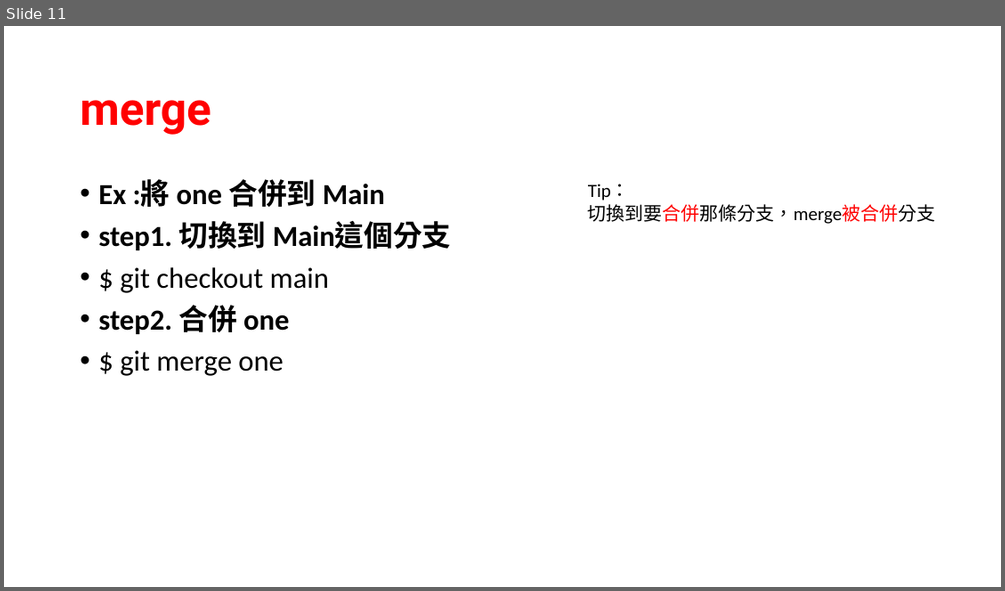
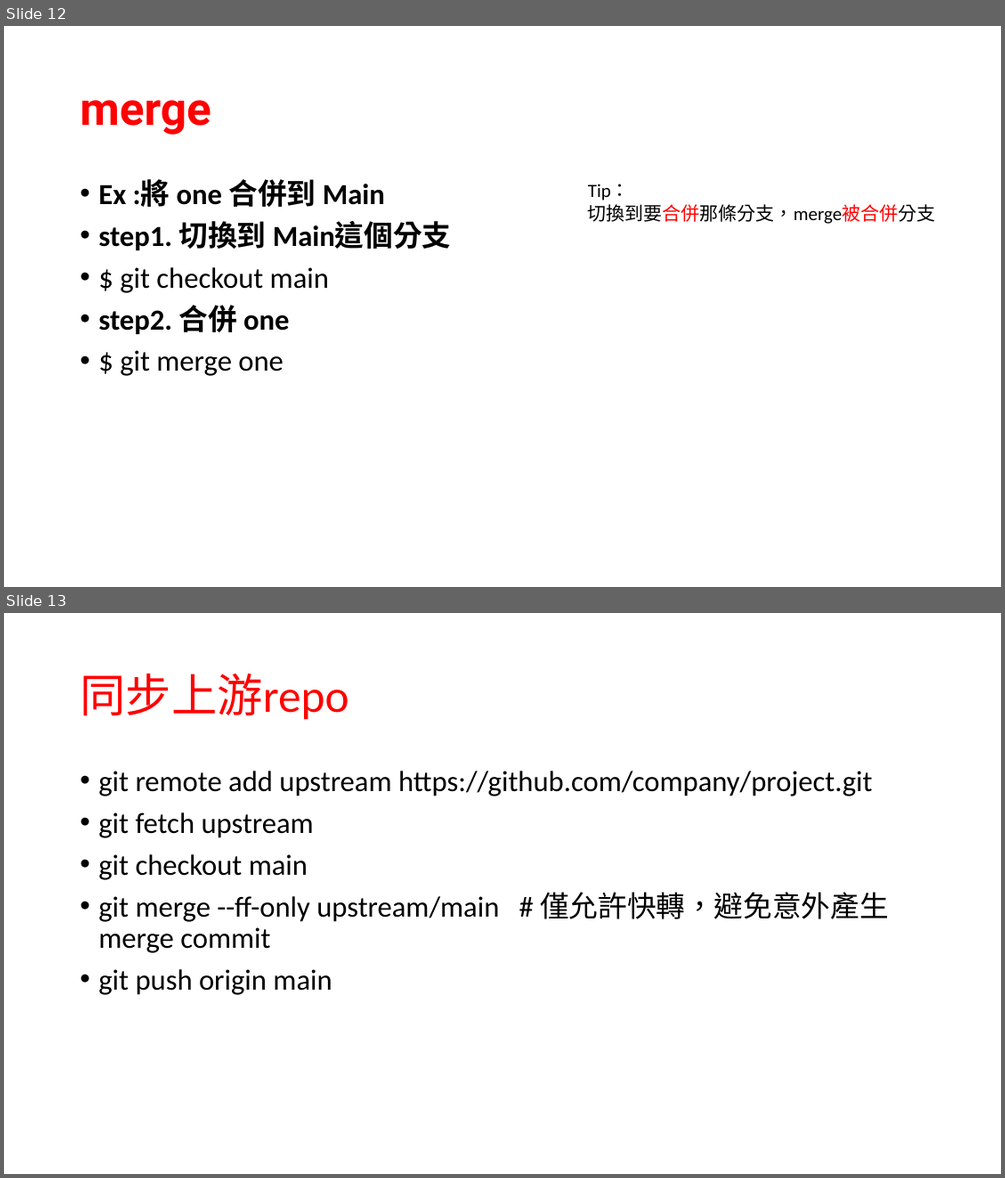
Before and after one commit to rdot-lee/ProgramNotebook, a slide deck: Git/Git command note.pptx. Shown one above the other, each under a label of ours: slide 11 before the commit, slides 12 and 13 after it. The pictures are 1005x591 and 1005x1178 pixels, drawn with LibreOffice and Linux fonts; fonts in the diff are those of the drawing. Boxes give left, top, right and bottom in pixels: in the first picture for what was removed or moved away, otherwise in the second. Text is boxed around its words. In the diff, an @@ line names an element or a change of style, - is before the commit and + after.

```diff
--- a/Git/Git command note.pptx
+++ b/Git/Git command note.pptx
@@ slide 13 added at (4,613,1001,1174), background #FFFFFF @@
@@ title added at (80,674,348,720), 44 pt, text #FF0000 @@
+同步上游repo
@@ text added at (98,771,888,995), 28 pt, text #000000 @@
+• git remote add upstream https://github.com/company/project.git
+• git fetch upstream
+• git checkout main
+• git merge --ff-only upstream/main # 僅允許快轉，避免意外產生 merge commit
+• git push origin main
@@ what was slide 11 is now slide 12 @@
```
Also in this commit, not shown: 1 slide changed, 2 other slides added, 1 other file.
